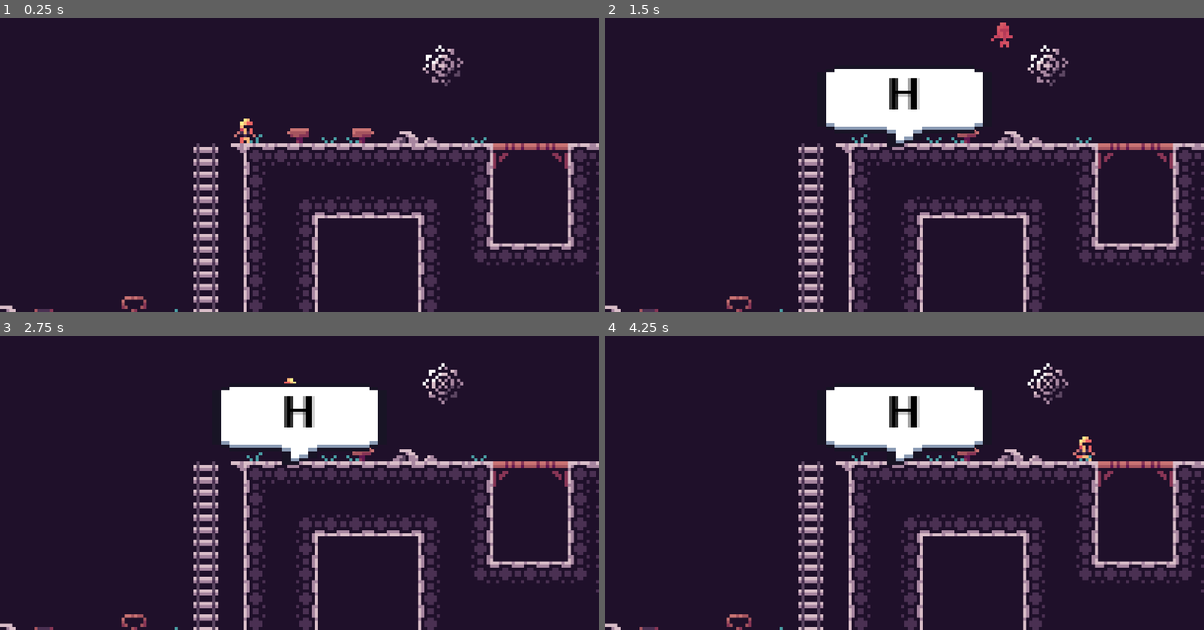
Above: before the commit, frames 1-4 (two rows, left to right).
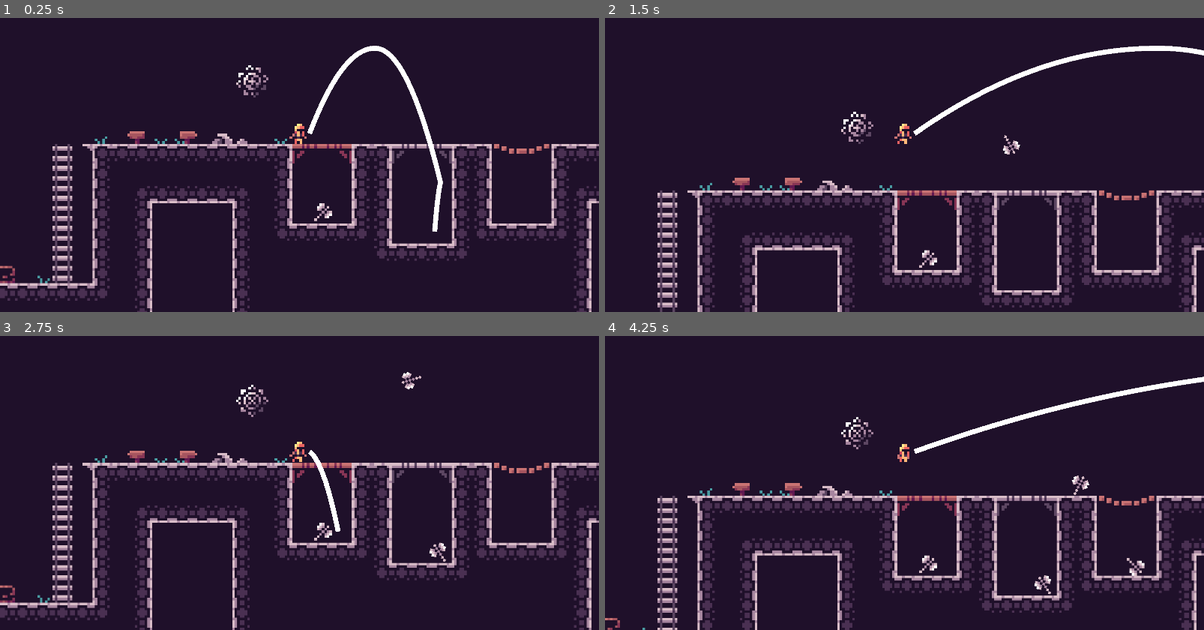
Above: after the commit, the same moments.

Repository: kjardine00/MetroidvaniaPuzzleGame
Game: Godot game, scene res://RoomBuilder/room_template.tscn
Two runs of this game, one before a commit and one after it. Both use one fixed random seed, a clock stepped at 60 frames per second and the inputs below. The project has no main scene, so this scene is started directly.
Inputs:
- Up to frame 1 (0.25 s): no input
- Up to frame 2 (1.5 s): tap Enter at 0.5 s; hold J (attack) 0.53-1.28 s; hold Right (ui_right) from 0.53 s (still down); tap K (jump) at 0.77, 1.07 s; tap F (interact) at 0.8, 1.35 s
- Up to frame 3 (2.75 s): tap K (jump) at 1.52, 1.55, 1.82 s; release Right (ui_right) at 2.03 s; hold Left (ui_left) from 2.03 s (still down); hold K (jump) from 2.03 s (still down); tap J (attack) at 2.3 s
- Up to frame 4 (4.25 s): release Left (ui_left) at 2.78 s; release K (jump) at 2.78 s; hold Right (ui_right) from 2.78 s (still down); tap J (attack) at 2.85 s; tap K (jump) at 3.02, 3.32, 3.77, 3.8, 4.07 s; tap F (interact) at 3.05 s; hold F (interact) from 3.53 s (still down)

The runs differ from the first frame. In frame 1, 19% of the frame differs, in the area x 0-100%, y 9-100%; in frame 2, 24%; in frame 3, 24%; in frame 4, 24%.

Commit message:
feat: started on projectile system it needs lots of cleaning

Diff:
--- /dev/null
+++ b/Player/Components/attack_component.tscn
@@ -0,0 +1,10 @@
+[gd_scene load_steps=3 format=3 uid="uid://o2ys843bub5f"]
+
+[ext_resource type="Script" uid="uid://b4o7bsylttgxx" path="res://Player/_Player/attack_component.gd" id="1_abty0"]
+[ext_resource type="PackedScene" uid="uid://betu2t7r3ndvd" path="res://line_2d.tscn" id="2_plqf4"]
+
+[node name="AttackComponent" type="Node2D" node_paths=PackedStringArray("trajectory_line")]
+script = ExtResource("1_abty0")
+trajectory_line = NodePath("Line2D")
+
+[node name="Line2D" parent="." instance=ExtResource("2_plqf4")]
--- a/Player/Components/inventory.gd
+++ b/Player/Components/inventory.gd
@@ -4,7 +4,6 @@
     set(value):
         coins = value
         # print_debug("[Inventory] COINS: " + str(coins))
-
 @export var keys : int = 0 :
     set(value):
         keys = value
@@ -12,9 +11,10 @@
 
 #region Coin & Key Functions
 func add_coin(value: int = 1) -> void:
-    # print_debug("[Inventory] adding " + str(value) + " coins")
     coins += value
 
 func add_key() -> void:
     keys += 1
 #endregion
+
+@export var active_item : Item
--- /dev/null
+++ b/Player/_Player/attack_component.gd
@@ -0,0 +1,63 @@
+class_name AttackComp extends Node2D
+
+var player : Player
+@export var trajectory_line: Line2D
+
+func _ready() -> void:
+	player = get_owner() as Player
+
+var projectile_speed: float = 125
+var projectile_dir: Vector2 = Vector2(0.35, -0.93)
+
+func _process(delta: float) -> void:
+
+	## DEBUG CONTROLS TO FIGURE OUT PROJECTILE NUMBERS
+	if Input.is_action_pressed("ui_left"):
+		projectile_dir.x -= 1 * delta
+	elif Input.is_action_pressed("ui_right"):
+		projectile_dir.x += 1 * delta
+
+	if Input.is_action_pressed("ui_up"):
+		projectile_dir.y -= 1 * delta
+	elif Input.is_action_pressed("ui_down"):
+		projectile_dir.y += 1 * delta
+
+	if Input.is_action_pressed("ui_page_up"):
+		projectile_speed += 10 * delta
+	elif Input.is_action_pressed("ui_page_down"):
+		projectile_speed -= 10 * delta
+
+	# projectile_dir = projectile_dir.normalized()
+	trajectory_line.update_trajectory(projectile_dir, projectile_speed, delta)
+
+func attack() -> void:
+	## TODO: Remove this because there should be the default weapon and never a null weapon option
+	if player.inv.active_item == null : return
+
+	var weapon = player.inv.active_item
+	print_debug("[AttackComp] Attacking with : " , weapon.name)
+
+	if weapon.type == "Linear" :
+		_linear_projectile(weapon.projectile)
+	elif weapon.type == "Arc" :
+		_arc_projectile(weapon.projectile)
+	else :
+		_default_attack()
+
+
+func _default_attack() -> void:
+	return
+
+func _linear_projectile(item:) -> void:
+	return
+
+func _arc_projectile(item) -> void:
+	print_debug("[AttackComp] Speed: ", projectile_speed, "   Direction: ", projectile_dir)
+
+	var inst = item.instantiate()
+	inst.set_trajectory(projectile_dir.normalized(), projectile_speed)
+	get_tree().get_root().add_child(inst)
+	inst.global_position = player.global_position
+
+
+#Speed: 22.7659972222225   Direction: (0.363376, -0.931643)
--- a/Player/_Player/player2.gd
+++ b/Player/_Player/player2.gd
@@ -6,6 +6,7 @@
 		state = value
 		print_debug("[Player] State: ", STATE.keys()[state])
 
+#region Connections
 @export var anchor: Node2D
 @export var sprite: Sprite2D
 @export var anim_player: AnimationPlayer
@@ -14,14 +15,19 @@
 @export var hurtbox: Hurtbox
 @export var camera: Camera2D
 @export var interact_area: InteractionManager
-
+@export var attack_comp: AttackComp
+#endregion
+
+#region Resources
 @export var inv: Inventory
 @export var stats: Stats:
 	set(value):
 		stats = value
 		if value is not Stats: return
 		stats = stats.duplicate()
-
+#endregion
+
+#region Velocity Variables
 @export_category("Movement Properties")
 @export var max_speed := 75
 @export var acceleration := 10000
@@ -29,7 +35,7 @@
 @export var friction := 10000
 @export var air_friction := 500
 
-#region Gravity Calculations
+@export_category("Gravity Properties")
 @export var jump_height := 3.0
 @export var jump_time_to_peak := 0.5
 @export var jump_time_to_fall := 0.4
@@ -52,14 +58,12 @@
 		queue_free()
 		camera.reparent(get_tree().current_scene)
 	)
-
 	anim_player.animation_finished.connect(func(anim_name: String):
 		match anim_name:
 			"attack": pause_anim = false
 			"wall_jump": pause_anim = false
 			_: return
 	)
-
 	hurtbox.hurt.connect(func(other_hitbox: Hitbox):
 		state = STATE.HURT
 
@@ -86,8 +90,9 @@
 			_apply_gravity(delta)
 
 			if Input.is_action_just_pressed("attack"):
-				pause_anim = true
-				anim_player.play("attack")
+				attack_comp.attack()
+				# pause_anim = true
+				# anim_player.play("attack")
 
 			if x_input == 0:
 				_apply_friction(delta)
--- a/Player/_Player/player_2.tscn
+++ b/Player/_Player/player_2.tscn
@@ -1,16 +1,19 @@
-[gd_scene load_steps=26 format=4 uid="uid://c5lrrvyo1lhho"]
+[gd_scene load_steps=28 format=4 uid="uid://c5lrrvyo1lhho"]
 
 [ext_resource type="Script" uid="uid://dy08p5p1h8by" path="res://Player/_Player/player2.gd" id="1_44p7a"]
+[ext_resource type="Resource" uid="uid://bn2mbiew06x57" path="res://axe.tres" id="2_6bjwg"]
 [ext_resource type="Script" uid="uid://bia8xplpy8dhl" path="res://Player/Components/inventory.gd" id="2_dotu7"]
 [ext_resource type="Script" uid="uid://dlcmveqh1q4d6" path="res://Components/Collisions/hitbox.gd" id="2_j3dwa"]
 [ext_resource type="Script" uid="uid://dtvpenjhn13ue" path="res://Resources/stats.gd" id="2_u6k6r"]
 [ext_resource type="Script" uid="uid://c64hk3run8l8b" path="res://Components/Collisions/hurtbox.gd" id="3_i70iu"]
 [ext_resource type="PackedScene" uid="uid://bl2dqn5m1mk7m" path="res://Components/Interaction/interaction_manager.tscn" id="6_ri1wx"]
+[ext_resource type="PackedScene" uid="uid://o2ys843bub5f" path="res://Player/Components/attack_component.tscn" id="7_n1kk0"]
 
 [sub_resource type="Resource" id="Resource_ri1wx"]
 script = ExtResource("2_dotu7")
 coins = 0
 keys = 0
+active_item = ExtResource("2_6bjwg")
 metadata/_custom_type_script = "uid://bia8xplpy8dhl"
 
 [sub_resource type="Resource" id="Resource_5thd0"]
@@ -309,7 +312,7 @@
 radius = 1.0
 height = 8.0
 
-[node name="Player2" type="CharacterBody2D" node_paths=PackedStringArray("anchor", "sprite", "anim_player", "wall_raycast_upper", "wall_raycast_lower", "hurtbox", "camera", "interact_area") groups=["player"]]
+[node name="Player2" type="CharacterBody2D" node_paths=PackedStringArray("anchor", "sprite", "anim_player", "wall_raycast_upper", "wall_raycast_lower", "hurtbox", "camera", "interact_area", "attack_comp") groups=["player"]]
 collision_layer = 2
 collision_mask = 385
 script = ExtResource("1_44p7a")
@@ -321,6 +324,7 @@
 hurtbox = NodePath("Anchor/Hurtbox")
 camera = NodePath("Camera2D")
 interact_area = NodePath("Anchor/InteractionManager")
+attack_comp = NodePath("AttackComponent")
 inv = SubResource("Resource_ri1wx")
 stats = SubResource("Resource_5thd0")
 
@@ -400,3 +404,6 @@
 visible = false
 
 [node name="Camera2D" type="Camera2D" parent="."]
+
+[node name="AttackComponent" parent="." instance=ExtResource("7_n1kk0")]
+position = Vector2(4, -4)
--- a/RoomBuilder/Equipment/axe.tscn
+++ b/RoomBuilder/Equipment/axe.tscn
@@ -1,11 +1,14 @@
-[gd_scene load_steps=4 format=3 uid="uid://dpxf7ewefdol5"]
+[gd_scene load_steps=5 format=3 uid="uid://dpxf7ewefdol5"]
 
 [ext_resource type="Script" uid="uid://hb62aii3y17d" path="res://Scripts/PickUps/Equipment/axe.gd" id="1_tlmy6"]
 [ext_resource type="Texture2D" uid="uid://c8otbdlxxvftt" path="res://Assets/items.png" id="1_xwk7x"]
+[ext_resource type="Resource" uid="uid://bn2mbiew06x57" path="res://axe.tres" id="2_apy6o"]
 [ext_resource type="PackedScene" uid="uid://c5b11oiw0njdd" path="res://Components/Interaction/interact_comp.tscn" id="2_tlmy6"]
 
-[node name="Axe" type="Node2D"]
+[node name="Axe" type="Node2D" node_paths=PackedStringArray("interact_comp")]
 script = ExtResource("1_tlmy6")
+interact_comp = NodePath("InteractComp")
+item_res = ExtResource("2_apy6o")
 
 [node name="Sprite2D" type="Sprite2D" parent="."]
 texture = ExtResource("1_xwk7x")
--- a/RoomBuilder/Props/sign.tscn
+++ b/RoomBuilder/Props/sign.tscn
@@ -18,6 +18,3 @@
 
 [node name="InteractComp" parent="." instance=ExtResource("3_e12pl")]
 position = Vector2(0, -4)
-
-[node name="Camera2D" type="Camera2D" parent="."]
-zoom = Vector2(10, 10)
--- a/RoomBuilder/Props/switch.tscn
+++ b/RoomBuilder/Props/switch.tscn
@@ -1,6 +1,6 @@
 [gd_scene load_steps=4 format=3 uid="uid://djndcis7tlpag"]
 
-[ext_resource type="Script" uid="uid://bslny5m6vrnuo" path="res://switch.gd" id="1_85d7q"]
+[ext_resource type="Script" uid="uid://bslny5m6vrnuo" path="res://Scripts/RoomProps/switch.gd" id="1_85d7q"]
 [ext_resource type="Texture2D" uid="uid://dokjhsxebcqj7" path="res://Assets/RoomProps/lever.png" id="2_os713"]
 [ext_resource type="PackedScene" uid="uid://c5b11oiw0njdd" path="res://Components/Interaction/interact_comp.tscn" id="3_85d7q"]
 
--- a/RoomBuilder/room_template.tscn
+++ b/RoomBuilder/room_template.tscn
@@ -18,6 +18,7 @@
 [ext_resource type="PackedScene" uid="uid://x2mprgj6rmlr" path="res://RoomBuilder/Props/chest.tscn" id="15_if1qa"]
 [ext_resource type="PackedScene" uid="uid://cqgyxa8mdnf33" path="res://RoomBuilder/Props/sign.tscn" id="16_g1rub"]
 [ext_resource type="PackedScene" uid="uid://6pwb7mqr0308" path="res://RoomBuilder/Props/spinning_spike_trap.tscn" id="17_porx7"]
+[ext_resource type="PackedScene" uid="uid://dpxf7ewefdol5" path="res://RoomBuilder/Equipment/axe.tscn" id="20_png4m"]
 
 [sub_resource type="TileSetAtlasSource" id="TileSetAtlasSource_2q2q1"]
 texture = ExtResource("1_qrvls")
@@ -89,7 +90,7 @@
 
 [node name="Chest" parent="." instance=ExtResource("15_if1qa")]
 position = Vector2(205, 104)
-contents = Array[PackedScene]([])
+contents = Array[PackedScene]([ExtResource("7_vcggs"), ExtResource("7_vcggs")])
 
 [node name="LSign" parent="." instance=ExtResource("16_g1rub")]
 position = Vector2(258, 48)
@@ -101,8 +102,11 @@
 sign_text = Array[String](["This is the Right Sign"])
 
 [node name="Player2" parent="." instance=ExtResource("4_lkh77")]
-position = Vector2(241, 47)
+position = Vector2(323, 47)
 stats = SubResource("Resource_dh8px")
 
 [node name="SpinningSpikeTrap" parent="." instance=ExtResource("17_porx7")]
 position = Vector2(304, 23)
+
+[node name="Axe" parent="." instance=ExtResource("20_png4m")]
+position = Vector2(332, 76)
--- a/Scripts/PickUps/Equipment/axe.gd
+++ b/Scripts/PickUps/Equipment/axe.gd
@@ -1,9 +1,15 @@
 extends Node2D
 
 @export var interact_comp : InteractComponent
+@export var item_res : Item
 
 func _ready() -> void:
     interact_comp.interact_action.connect(_on_interact_action)
 
 func _on_interact_action(interactor: Player) -> void:
     print_debug("[Axe] Interacted with by: ", interactor.name)
+    interactor.inv.active_item = item_res
+    queue_free()
+
+func _on_drop() -> void:
+    push_error("[Axe] This function is not implemented")
--- /dev/null
+++ b/axe.tres
@@ -0,0 +1,13 @@
+[gd_resource type="Resource" script_class="Item" load_steps=3 format=3 uid="uid://bn2mbiew06x57"]
+
+[ext_resource type="PackedScene" uid="uid://ckrws7nf5vh7v" path="res://projectile.tscn" id="1_ndvo1"]
+[ext_resource type="Script" uid="uid://bkt355haf216p" path="res://item.gd" id="2_p4d1q"]
+
+[resource]
+script = ExtResource("2_p4d1q")
+name = "Axe"
+projectile = ExtResource("1_ndvo1")
+type = "Arc"
+damage = 1.0
+cooldown = 0.5
+metadata/_custom_type_script = "uid://bkt355haf216p"
--- /dev/null
+++ b/item.gd
@@ -0,0 +1,9 @@
+class_name Item extends Resource
+
+## TODO: Implement these fields below
+@export var name : String
+@export var projectile : PackedScene
+@export_enum("Linear", "Arc", "None") var type : String = "None"
+@export var icon : Texture2D
+@export var damage : float = 1.0
+@export var cooldown : float = 0.5
--- /dev/null
+++ b/line_2d.gd
@@ -0,0 +1,37 @@
+extends Line2D
+
+@export var collision_test: CharacterBody2D
+
+# Gravity properties
+@export var jump_height := 3.0
+@export var jump_time_to_peak := 0.5
+@export var jump_time_to_fall := 0.4
+
+@onready var up_gravity := ((-2.0 * (jump_height * Global.TILE_SIZE)) / (jump_time_to_peak * jump_time_to_peak)) * -1.0
+@onready var down_gravity := ((-2.0 * (jump_height * Global.TILE_SIZE)) / (jump_time_to_fall * jump_time_to_fall)) * -1.0
+
+func update_trajectory(dir: Vector2, speed: float, delta: float) -> void:
+	var max_points = 300
+	clear_points()
+	var pos: Vector2 = Vector2.ZERO
+	var vel = dir * speed
+	var bounce_count = 0  # Moved outside the loop to properly track bounces
+
+	for i in max_points:
+		add_point(pos)
+
+		# Apply the same dual gravity system
+		if vel.y < 0:
+			vel.y += up_gravity * delta
+		else:
+			vel.y += down_gravity * delta
+
+		var collision = collision_test.move_and_collide(vel * delta, true)
+		if collision:
+			bounce_count += 1
+			vel = vel.bounce(collision.get_normal()) * 0.2
+			if bounce_count >= 2:  # Changed to >= 2 to ensure exactly 2 bounces
+				break
+
+		pos += vel * delta
+		collision_test.position = pos
--- /dev/null
+++ b/line_2d.tscn
@@ -0,0 +1,17 @@
+[gd_scene load_steps=3 format=3 uid="uid://betu2t7r3ndvd"]
+
+[ext_resource type="Script" uid="uid://ruf8esw0gveh" path="res://line_2d.gd" id="1_2jggx"]
+
+[sub_resource type="CircleShape2D" id="CircleShape2D_kkek2"]
+radius = 4.0
+
+[node name="Line2D" type="Line2D" node_paths=PackedStringArray("collision_test")]
+width = 2.0
+script = ExtResource("1_2jggx")
+collision_test = NodePath("CharacterBody2D")
+
+[node name="CharacterBody2D" type="CharacterBody2D" parent="."]
+collision_layer = 0
+
+[node name="CollisionShape2D" type="CollisionShape2D" parent="CharacterBody2D"]
+shape = SubResource("CircleShape2D_kkek2")
--- a/project.godot
+++ b/project.godot
@@ -25,6 +25,7 @@
 window/size/viewport_width=1920
 window/size/viewport_height=1080
 window/size/initial_position_type=3
+window/stretch/scale=8.0
 window/stretch/scale_mode="integer"
 
 [editor_plugins]
@@ -42,25 +43,21 @@
 move_up={
 "deadzone": 0.2,
 "events": [Object(InputEventKey,"resource_local_to_scene":false,"resource_name":"","device":-1,"window_id":0,"alt_press …(192 unchanged characters)…
-, Object(InputEventKey,"resource_local_to_scene":false,"resource_name":"","device":-1,"window_id":0,"alt_pressed":false,"shift_pressed":false,"ctrl_pressed":false,"meta_pressed":false,"pressed":false,"keycode":0,"physical_keycode":4194320,"key_label":0,"unicode":0,"location":0,"echo":false,"script":null)
 ]
 }
 move_down={
 "deadzone": 0.2,
-"events": [Object(InputEventKey,"resource_local_to_scene":fa …(140 unchanged characters)… d":false,"keycode":0,"physical_keycode":4194322,"key_label":0,"unicode":0,"location":0,"echo":false,"script":null)
-, Object(InputEventKey,"resource_local_to_scene":false,"resource_name":"","device":-1,"window_id":0,"alt_pressed":false,"shift_pressed":false,"ctrl_pressed":false,"meta_pressed":false,"pressed":false,"keycode":0,"physical_keycode":83,"key_label":0,"unicode":115,"location":0,"echo":false,"script":null)
+"events": [Object(InputEventKey,"resource_local_to_scene":fa …(140 unchanged characters)… d":false,"keycode":0,"physical_keycode":83,"key_label":0,"unicode":115,"location":0,"echo":false,"script":null)
 ]
 }
 move_left={
 "deadzone": 0.2,
 "events": [Object(InputEventKey,"resource_local_to_scene":false,"resource_name":"","device":-1,"window_id":0,"alt_press …(191 unchanged characters)…
-, Object(InputEventKey,"resource_local_to_scene":false,"resource_name":"","device":-1,"window_id":0,"alt_pressed":false,"shift_pressed":false,"ctrl_pressed":false,"meta_pressed":false,"pressed":false,"keycode":0,"physical_keycode":4194319,"key_label":0,"unicode":0,"location":0,"echo":false,"script":null)
 ]
 }
 move_right={
 "deadzone": 0.2,
 "events": [Object(InputEventKey,"resource_local_to_scene":false,"resource_name":"","device":-1,"window_id":0,"alt_press …(192 unchanged characters)…
-, Object(InputEventKey,"resource_local_to_scene":false,"resource_name":"","device":-1,"window_id":0,"alt_pressed":false,"shift_pressed":false,"ctrl_pressed":false,"meta_pressed":false,"pressed":false,"keycode":0,"physical_keycode":4194321,"key_label":0,"unicode":0,"location":0,"echo":false,"script":null)
 ]
 }
 jump={
@@ -99,6 +96,7 @@
 2d_physics/layer_7="Interaction"
 2d_physics/layer_8="Climbable"
 2d_physics/layer_9="One_Way_Platforms"
+2d_physics/layer_10="Projectiles"
 
 [rendering]
 
--- /dev/null
+++ b/projectile.gd
@@ -0,0 +1,45 @@
+class_name Projectile extends CharacterBody2D
+
+@export var dir : Vector2 = Vector2.ZERO
+@export var speed : float = 1200.00
+@export var rotation_speed : float = 500.0  # Degrees per second
+
+# Gravity properties
+@export var jump_height := 3.0
+@export var jump_time_to_peak := 0.5
+@export var jump_time_to_fall := 0.4
+
+@onready var up_gravity := ((-2.0 * (jump_height * Global.TILE_SIZE)) / (jump_time_to_peak * jump_time_to_peak)) * -1.0
+@onready var down_gravity := ((-2.0 * (jump_height * Global.TILE_SIZE)) / (jump_time_to_fall * jump_time_to_fall)) * -1.0
+
+var bounce_count := 0  # Track number of bounces
+var has_bounced := false  # Track if projectile has bounced
+
+func _ready() -> void:
+	set_trajectory(dir, speed)
+
+func _physics_process(delta) -> void:
+	_apply_gravity(delta)
+
+	if not has_bounced:
+		rotation += deg_to_rad(rotation_speed * delta)
+
+	var collision = move_and_collide(velocity * delta)
+	if not collision:
+		return
+
+	if bounce_count < 2:  # Only bounce if we haven't hit the limit
+		bounce_count += 1
+		has_bounced = true  # Stop rotation after first bounce
+		velocity = velocity.bounce(collision.get_normal()) * 0.2
+
+func set_trajectory(dir: Vector2, speed: float) -> void:
+	self.dir = dir
+	self.speed = speed
+	velocity = dir * speed
+
+func _apply_gravity(delta: float) -> void:
+	if velocity.y < 0:
+		velocity.y += up_gravity * delta
+	else:
+		velocity.y += down_gravity * delta
--- /dev/null
+++ b/projectile.tscn
@@ -0,0 +1,19 @@
+[gd_scene load_steps=4 format=3 uid="uid://ckrws7nf5vh7v"]
+
+[ext_resource type="Texture2D" uid="uid://c8otbdlxxvftt" path="res://Assets/items.png" id="1_a85iw"]
+[ext_resource type="Script" uid="uid://36fyb3nhy533" path="res://projectile.gd" id="1_qxf0c"]
+
+[sub_resource type="CircleShape2D" id="CircleShape2D_qxf0c"]
+radius = 4.0
+
+[node name="Projectile" type="CharacterBody2D"]
+collision_layer = 0
+script = ExtResource("1_qxf0c")
+
+[node name="CollisionShape2D" type="CollisionShape2D" parent="."]
+shape = SubResource("CircleShape2D_qxf0c")
+
+[node name="Sprite2D" type="Sprite2D" parent="."]
+texture = ExtResource("1_a85iw")
+region_enabled = true
+region_rect = Rect2(32, 0, 8, 8)
--- /dev/null
+++ b/projectile_spawner.gd
@@ -0,0 +1,21 @@
+extends Node2D
+
+@export var timer : Timer
+@export var projectile_scene : PackedScene
+
+var root : Node
+
+func _ready() -> void:
+	root = get_tree().get_root()
+	spawn_projectile()
+	timer.timeout.connect(_on_timer_timeout)
+
+func spawn_projectile() -> void:
+	var projectile = projectile_scene.instantiate()
+	projectile.dir = rotation
+	projectile.spawn_pos = global_position
+	projectile.spawn_rot = rotation
+	root.add_child(projectile)
+
+func _on_timer_timeout() -> void:
+	spawn_projectile()
--- /dev/null
+++ b/projectile_spawner.tscn
@@ -0,0 +1,11 @@
+[gd_scene load_steps=3 format=3 uid="uid://1wlq7nd660jf"]
+
+[ext_resource type="Script" uid="uid://dxv82h0j0c6nt" path="res://projectile_spawner.gd" id="1_riebp"]
+[ext_resource type="PackedScene" uid="uid://ckrws7nf5vh7v" path="res://projectile.tscn" id="2_d50d7"]
+
+[node name="ProjectileSpawner" type="Node2D" node_paths=PackedStringArray("timer")]
+script = ExtResource("1_riebp")
+timer = NodePath("Timer")
+projectile_scene = ExtResource("2_d50d7")
+
+[node name="Timer" type="Timer" parent="."]
Not shown, added: Player/_Player/attack_component.gd.uid
Not shown: 1 places in RoomBuilder/room_template.tscn that only renumber resources
Renamed: switch.gd -> Scripts/RoomProps/switch.gd
Renamed: switch.gd.uid -> Scripts/RoomProps/switch.gd.uid
Not shown, added: item.gd.uid
Not shown, added: line_2d.gd.uid
Not shown, added: projectile.gd.uid
Not shown, added: projectile_spawner.gd.uid
